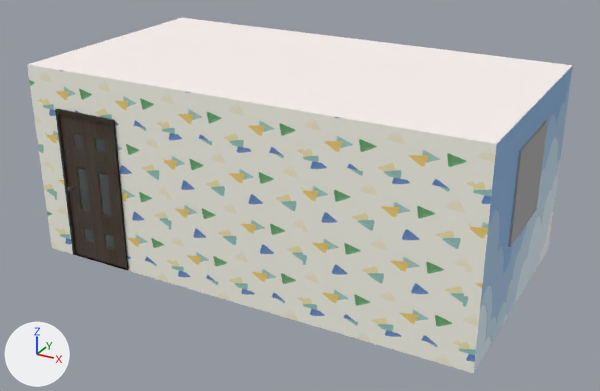
Two versions of the Blender file blenderFiles/childrenRoom.blend, one commit apart.
The view is the same before and after, from a 50 mm camera at (26.3, -47.8, 21.3) aimed at (0.6, -1.0, -2.1). The lights are fixed; the arrows at lower left show +X, +Y and +Z.

Objects in the first picture: 'door', 'door.004', 'door.006', 'room', 'room.001', 'room.005', 'window.001'.
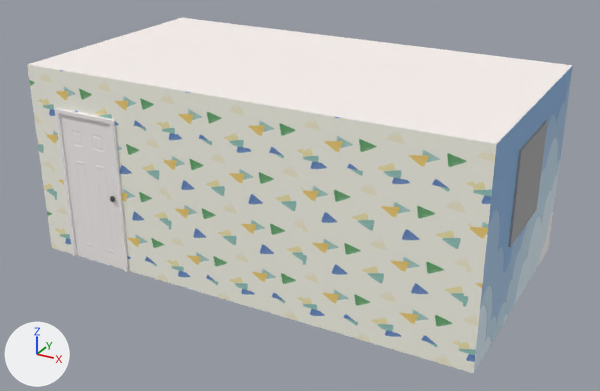
Pixel boxes [x1, y1, x2, y2] of what changed, in the pictures (600 x 391 px):
'door.006', deleted (black): before [56, 110, 127, 270]
    faces in mat_doormat: [56, 110, 127, 270]
    faces in mat_doormat02 (its picture is missing): [74, 134, 115, 249]
'Door.001', added: after [60, 114, 124, 269]
    faces in mat_doormat_001 (picture img_toy_colorpalette_png): [60, 114, 124, 269]
'door', reshaped, moved, turned, rescaled: before [55, 109, 129, 270]; after [55, 108, 129, 272]
'door.004', deleted: before [67, 187, 71, 191]
part 1 of me_cube_005, built on: [27, 65, 461, 370] in both
part 2 of me_cube_001, added: after [55, 108, 129, 272]
part 3 of me_cube_001, deleted (black): before [55, 109, 129, 270]

Diff of the bpy script that builds the scene:
```diff
--- a/blenderFiles/childrenRoom.blend.py
+++ b/blenderFiles/childrenRoom.blend.py
@@ me_cube_001 @@
 # used by ob_door; location = (-11.59, -8.37, -1.14); rotation_euler = (0.0, 0.0, 3.142), in degrees (0, 0, 180); scale = (16.1, 8.7, 6.91)
-me_cube_001.from_pydata(...)  # 128 vertices, 88 faces; spans x -0.17..0.14, y -0.02..0.06, z -0.82..0.77
-me_cube_001.materials.append(mat_doormat)
+me_cube_001.from_pydata(...)  # 156 vertices, 134 faces; spans x -0.74..0.74, y -5.56..5.56, z -8.87..9.32
+# me_cube_001 part 2: 156 vertices added at x -0.74..0.74, y -5.56..5.56, z -8.87..9.32
+# me_cube_001 part 3: 128 vertices removed from x -0.17..0.14, y -0.02..0.06, z -0.82..0.77
+me_cube_001.materials.append(mat_doormat_001)  # picture img_toy_colorpalette_png
@@ me_cube_005 @@
 # used by ob_room_001; location = (0.0, 0.0, 0.0); scale = (16.1, 8.7, 6.91)
 # verts and faces of me_cube_005; kept vertices keep their numbers, new ones are numbered from 32
-me_cube_005.from_pydata(...)  # 32 vertices, 2 faces; spans x -1.0..1.0, y -1.0, z -1.0..1.0
+me_cube_005.from_pydata(...)  # 30 vertices, 3 faces; spans x -1.0..1.0, y -1.0, z -1.0..1.0
+# me_cube_005 part 1
+delete_vertices([*range(28, 32)])  # with the faces that use them
+verts[32] = (-0.86, -1.0, -1.0)
+verts[33] = (-0.55, -1.0, -1.0)  # pixel (128, 271)
+faces += [(1, 33, 26), (2, 10, 11, 13, 15, 17, 19, 21, 23, 25, 27, 32, 3)]
 me_cube_005.materials.append(mat_wallmat01)
@@ ob_door @@
 ob_door = bpy.data.objects.new('door', me_cube_001)
-ob_door.location = (-11.59, -8.37, -1.14)
-ob_door.rotation_euler = (0.0, 0.0, 3.142)  # degrees (0, 0, 180)
-ob_door.scale = (16.1, 8.7, 6.91)
+ob_door.location = (-11.34, -8.6, -1.48)
+ob_door.rotation_euler = (0.0, 0.0, 1.571)  # degrees (0, 0, 90)
+ob_door.scale = (0.414, 0.448, 0.61)
@@ ob_door_004 @@
-ob_door_004 = bpy.data.objects.new('door.004', me_cube_013)
@@ ob_door_005 @@
-ob_door_005 = bpy.data.objects.new('door.005', me_cube_014)
@@ ob_door_006 @@
-ob_door_006 = bpy.data.objects.new('door.006', me_cube_015)
@@ ob_door_001_1 @@
+ob_door_001_1 = bpy.data.objects.new('Door.001', me_cube_019)  # 384 vertices, 426 faces; spans x -0.9..1.0, y -5.0..5.0, z -8.9..8.9; in mat_doormat_001 (picture img_toy_colorpalette_png), mat_doorknobmat_001 (picture img_medieval_colorpalette02_png)
+ob_door_001_1.location = (-11.34, -8.6, -1.48)
+ob_door_001_1.rotation_euler = (0.0, 0.0, 1.571)  # degrees (0, 0, 90)
+ob_door_001_1.scale = (0.414, 0.448, 0.61)
```
